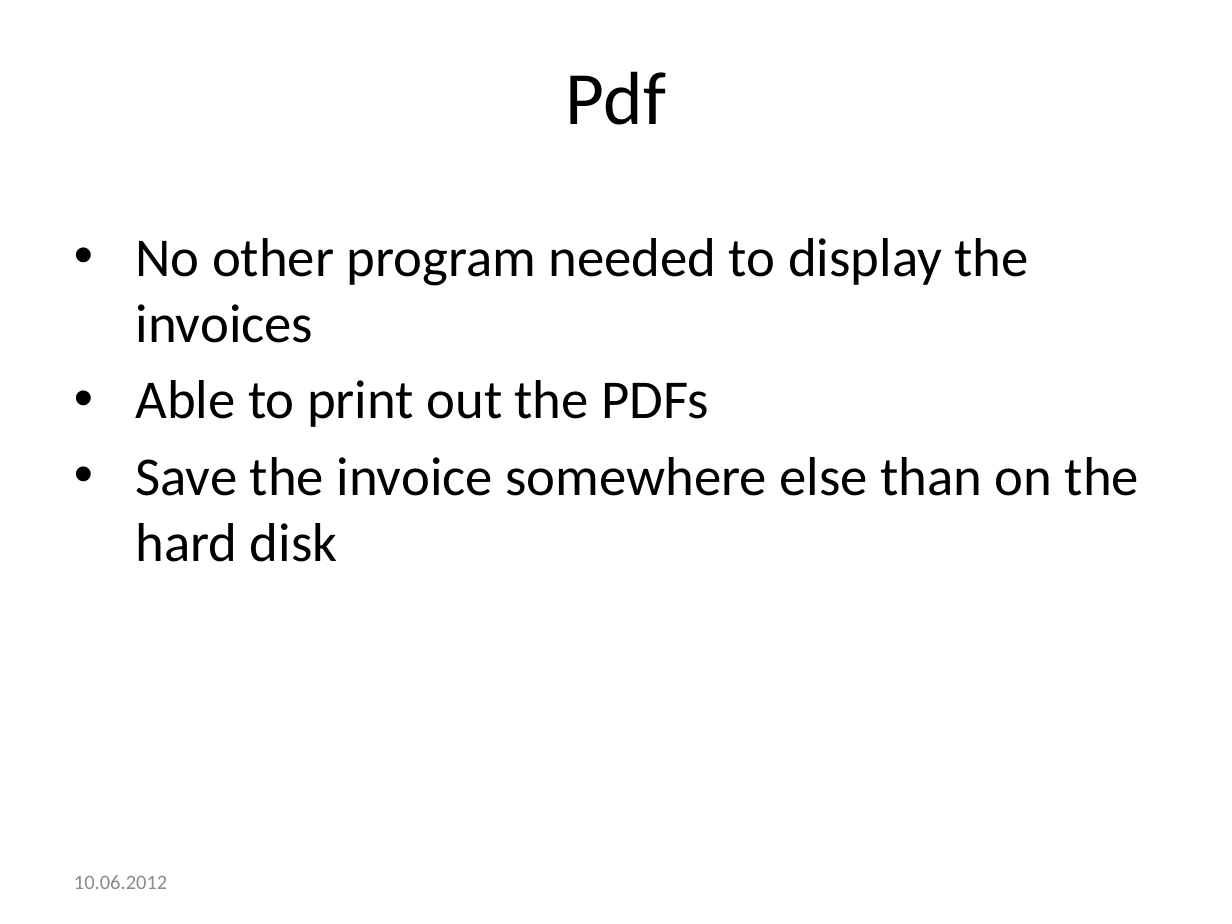
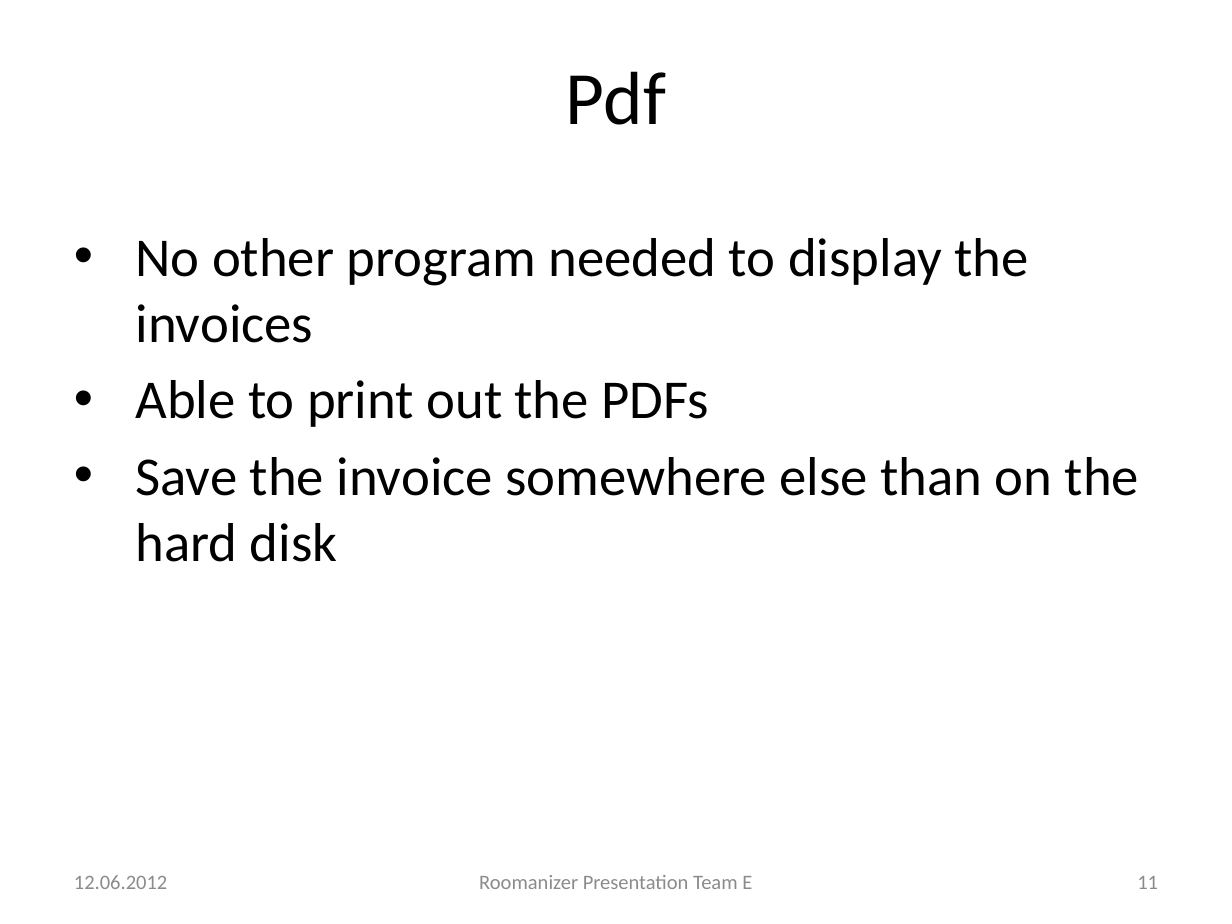
Before and after one commit to markusmo/HotelSoftware, a slide deck: slide 11 of Documentation/Praesentation/PresentationRoomanizer.pptx. Drawn at 1232x924 pixels with LibreOffice and Linux fonts; fonts in the diff are those of the drawing. Boxes give left, top, right and bottom in pixels: in the first picture for what was removed or moved away, otherwise in the second. Text is boxed around its words. In the diff, an @@ line names an element or a change of style, - is before the commit and + after.

```diff
--- a/Documentation/Praesentation/PresentationRoomanizer.pptx
+++ b/Documentation/Praesentation/PresentationRoomanizer.pptx
@@ text at <box>74,875,167,889</box>: text changed @@
-10.06.2012
+12.06.2012
@@ text added at <box>479,875,752,889</box>, 12 pt, text #8C8C8C @@
+Roomanizer Presentation Team E
@@ page number added at <box>1137,876,1158,889</box>, 12 pt, text #8C8C8C @@
+11
```
Also in this commit, not shown: 41 other slides changed, 2 slides added, 2 slides removed.
